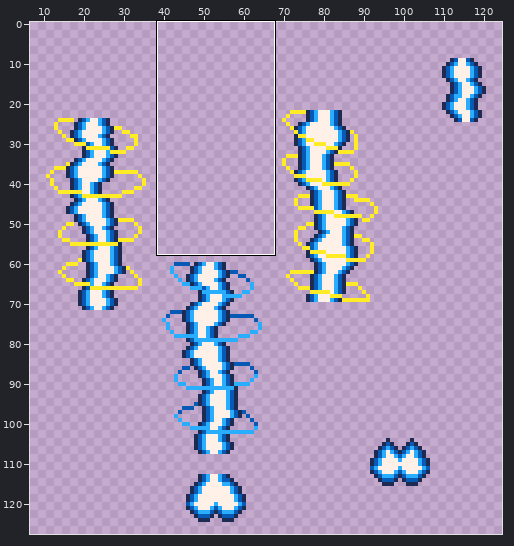
File history of a pixel-art file, artwork/Ultralaser_Concepts.aseprite. The first picture is a wide view before the edit; the outline marks the close-up.
Close-up. The starting point:
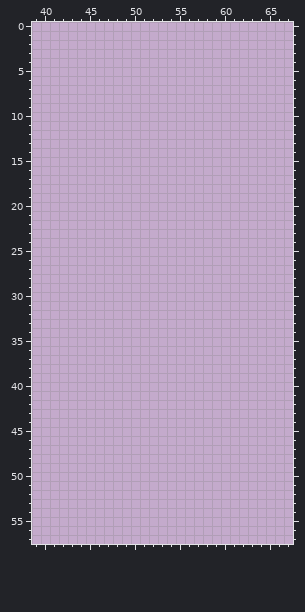
128x128 pixels, 1 frame. Shown: x 39..67, y 0..57. The wide view leaves out empty margins.
New version:
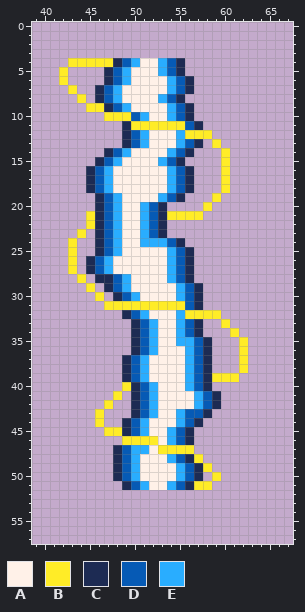
Palette (. is transparent): A #fff1e8  B #ffec27  C #1d2b53  D #065ab5  E #29adff
Change:
Changed rows in their new state; - is an unchanged pixel.
first column x 42:
 4 -BBBBBCDEAAEDC-------
 5 B----CDEAAAEDC-------
 6 B----CDEAAAAEDC------
 7 -B--CDEAAAAAEDC------
 8 --B-CDEAAAAEDC-------
 9 ---BBCDEAAAAEDC------
10 -----BBBDEAAEDC------
11 -------CBBBBBBDC-----
12 -------CDEAAAEBBB----
13 -------CDEAAAEDC-B---
14 -----CDEAAAAEDC---B--
15 ----CDEAAAAEDC----B--
16 ---CDEAAAAAAEDC---B--
17 ---CDEAAAAAAEDC---B--
18 ---CDEAAAAAAEDC---B--
19 ----CDEAAAAEDC---B---
20 ----CDEAAEDC----B----
21 ---BCDEAAEDCBBBB-----
22 ---BCDEAAEDC---------
23 --B-CDEAAEDC---------
24 -B--CDEAAEEEDC-------
25 -B--CDEAAAAAEDC------
26 -B-CDEAAAAAAEDC------
27 -B-CDEAAAAAAEDC------
28 --B-CCDEAAAAEDC------
29 ---B-CDEAAAAAEDC-----
30 ----B-CDEAAAAEDC-----
31 -----BBBBBBBBBDC-----
32 -------CDEAAAEBBBB---
33 --------CDEAAEDC--B--
34 --------CDEAAEDC---B-
35 --------CDEAAEEDC---B
36 --------CDEAAAEDC---B
37 -------CDEAAAAEDC---B
38 -------CDEAAAAEDC---B
39 -------CDEAAAAEDCBBB-
40 -------BCDEAAAEDC----
41 ------B-CDEAAAAEDC---
42 -----B--CDEAAAAEDC---
43 ----B---CDEAAEDDC----
44 ----B--CDEAAAEDC-----
45 -----BBCDEAAEDC------
46 -------BBBBAEDC------
47 ------CDEEABBBB------
48 ------CDEAAAEDCB-----
49 ------CDEAAAAEDCB----
50 ------CDEAAAAEDC-B---
51 -------CDEAAEDCBB----
Where, in picture pixels (left, top, right, bottom), the same in both close-ups:
added: (59, 58, 248, 490)
